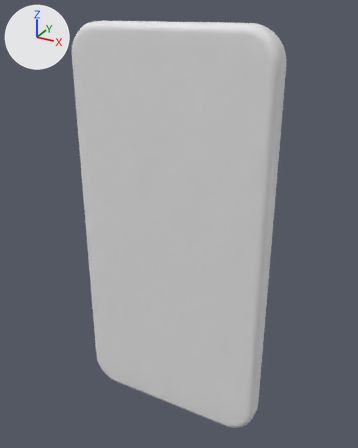
The Blender file untitled.blend as it was, and as the next commit left it.
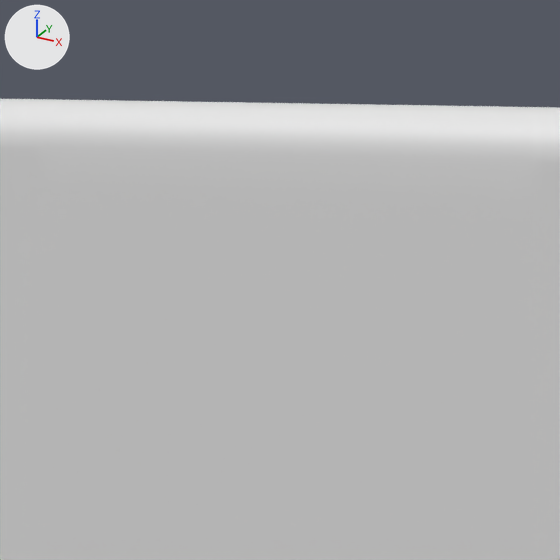
The first picture shows the older version from a camera (50 mm lens) standing at (1.9, -3.38, 1.81) and looking at (0.03, 0.04, 0.11). The close-ups show both versions on the part from 29% to 62% of the width and 0% to 26% of the height of that picture. The axes (+X, +Y, +Z) are drawn at upper left. The lights are the same throughout.
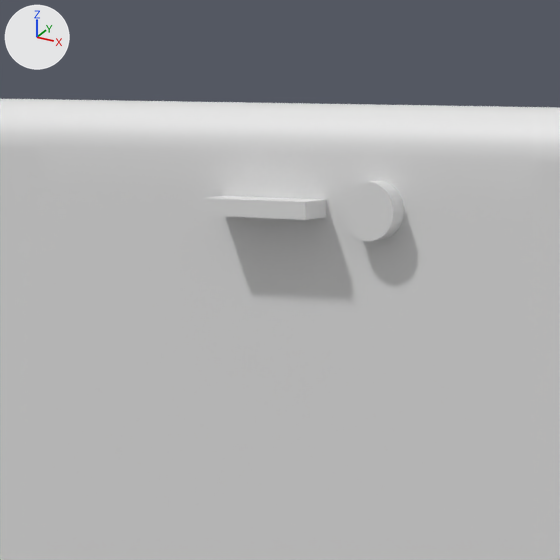
Changed parts and their boxes (x1, y1, x2, y2) in the close-ups (560 x 560 px):
'Cube.001', added
    after: (202, 181, 404, 241)

The edits, one by one:
Mesh me_cube is new.
It has 824 vertices, 450 faces and spans x -1.0..52.1, y -5.0..1.0, z -16.3..8.1.
Object 'Cube.001' (ob_cube_001) is new; it shows me_cube.
Its location is (-0.879, -0.031, 0.482).
Its scale is (0.0337, 0.0337, 0.139).
